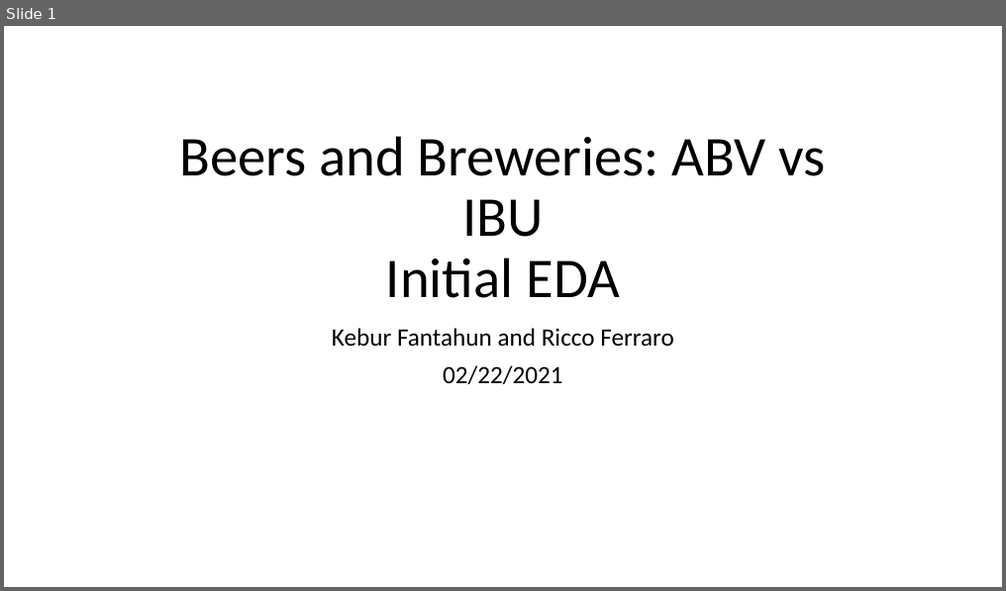
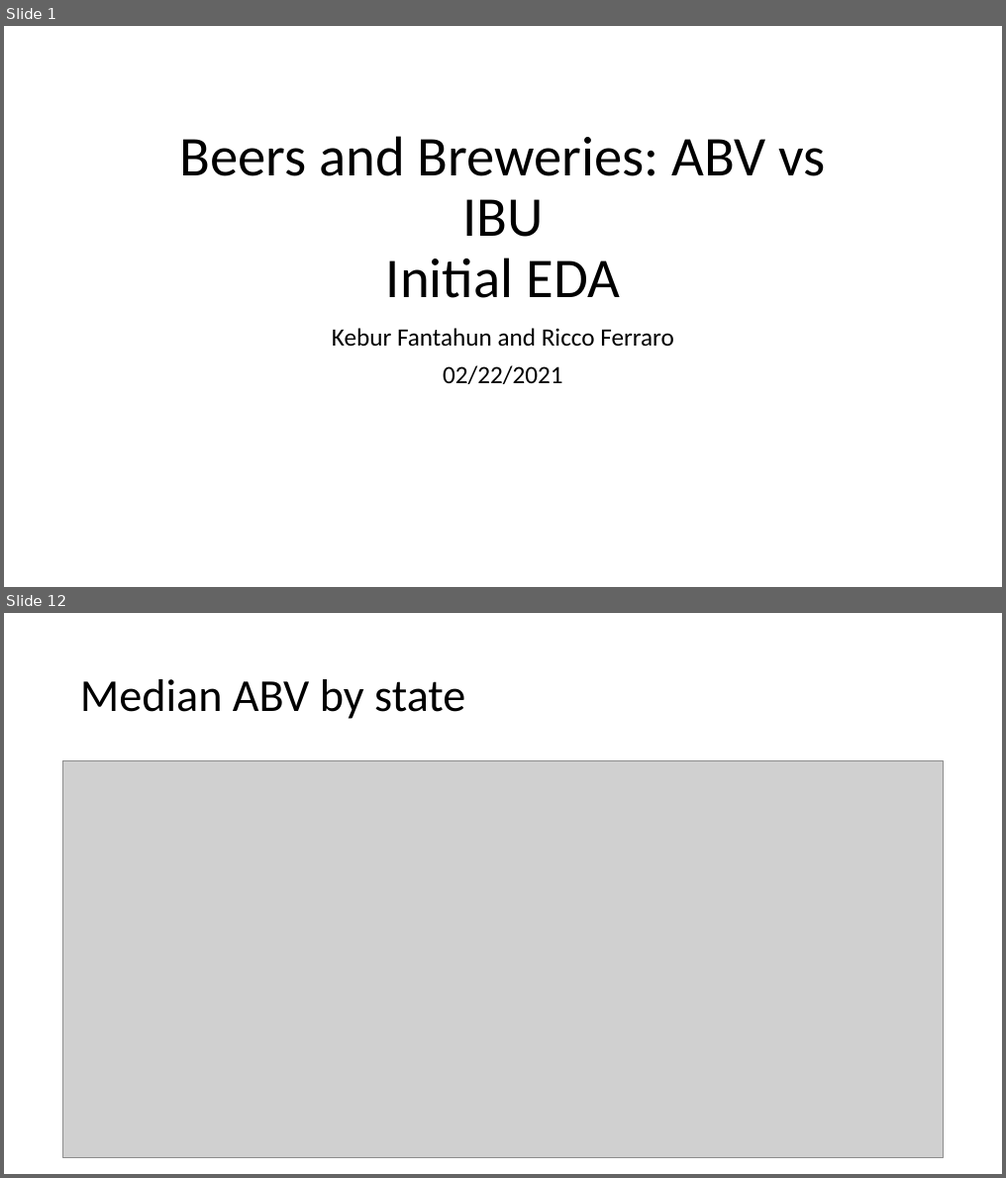
Before and after one commit to RiccoFerraro/dds_case_study_1, a slide deck: Beers_and_Breweries.pptx. Shown one above the other, each under a label of ours: slide 1 before the commit, slides 1 and 12 after it; the slides between them are not shown. The pictures are 1006x591 and 1006x1178 pixels, drawn with LibreOffice and Linux fonts; fonts in the diff are those of the drawing; grey boxes stand for pictures. Boxes give left, top, right and bottom in pixels: in the first picture for what was removed or moved away, otherwise in the second. Text is boxed around its words. In the diff, an @@ line names an element or a change of style, - is before the commit and + after.

```diff
--- a/Beers_and_Breweries.pptx
+++ b/Beers_and_Breweries.pptx
@@ slide 12 added at [4,613,1002,1174], background #FFFFFF @@
@@ title added at [80,679,465,719], 44 pt, text #000000 @@
+Median ABV by state
@@ picture added at [62,761,943,1158] @@
```
Also in this commit, not shown: 6 slides changed, 12 other slides added, 2 slides removed, 3 other files.
